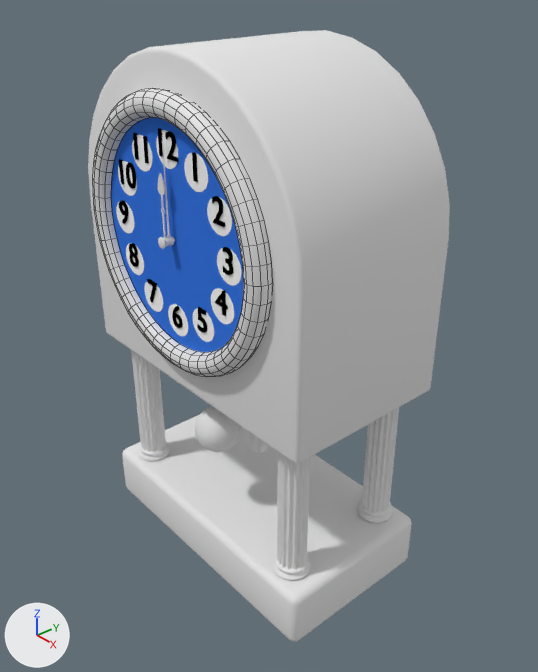
An edit to the Blender file assets/horloge.blend, drawn before and after from the same camera.
Both versions are drawn from a camera (50 mm lens) standing at (0.329, -0.215, 0.15) and looking at (0.012, 0.06, -0.077). Arrows for +X, +Y and +Z are at lower left; the lights stay in place. Text is drawn in Blender's own font. Mesh edges are drawn as thin lines on the coarser meshes.

The scene before the commit, as lines of its bpy script (objects in view):
```python
ob_horloge_balancier = bpy.data.objects.new('Horloge_Balancier', me_cube_002)
ob_horloge_balancier.parent = ob_horloge_master
ob_horloge_balancier.location = (-0.0000138, 0.0606, -0.141)
ob_horloge_balancier.scale = (0.0176, 0.0176, 0.0176)
ob_horloge_base = bpy.data.objects.new('Horloge_Base', me_cube)
ob_horloge_base.parent = ob_horloge_master
ob_horloge_base.location = (0.0, 0.104, -0.141)
ob_horloge_base.scale = (0.1, 0.1, 0.1)
ob_horloge_vitre = bpy.data.objects.new('Horloge_Vitre', me_sphere)
ob_horloge_vitre.parent = ob_horloge_master
ob_horloge_vitre.location = (0.0, 0.0126, 0.0)
ob_horloge_vitre.rotation_euler = (1.571, 0.0, 0.0)  # degrees (90, 0, 0)
ob_horloge_vitre.scale = (0.101, 0.101, 0.025)
# also in view: 'Horloge_Colonne3' at (0.078, 0.021, -0.151); 'Horloge_Colonne1' at (-0.078, 0.021, -0.151); 'Horloge_Fond' at (0.0, 0.005, 0.0); 'Horloge_Tour' at (0.0, 0.0, 0.0); 'Horloge_Colonne4' at (0.078, 0.099, -0.151)
```
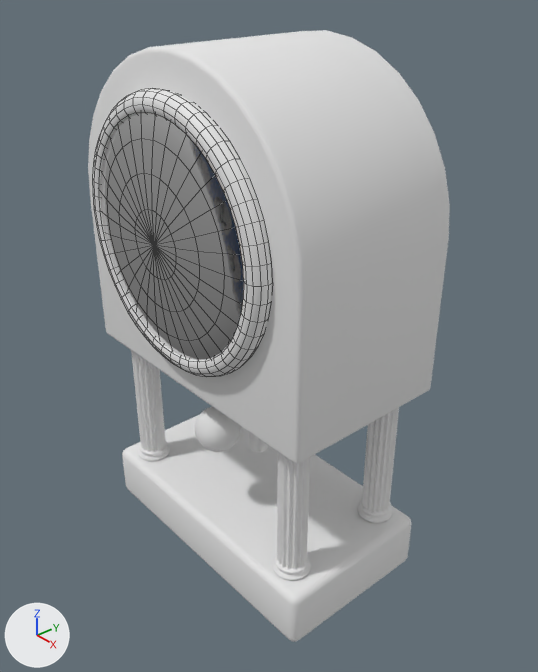
Commit message: Setup clock group

Pixel boxes (x1, y1, x2, y2) of what changed, in the pictures (538 x 672 px):
'Horloge_Vitre', shown
    after: (100, 113, 244, 360)
'Horloge_Fond', unchanged, covered by the edit
    before: (111, 118, 244, 352)

What changed in the scene script:
```text
Change ob_horloge_vitre:
    remove ob_horloge_vitre.hide_viewport = True
```
